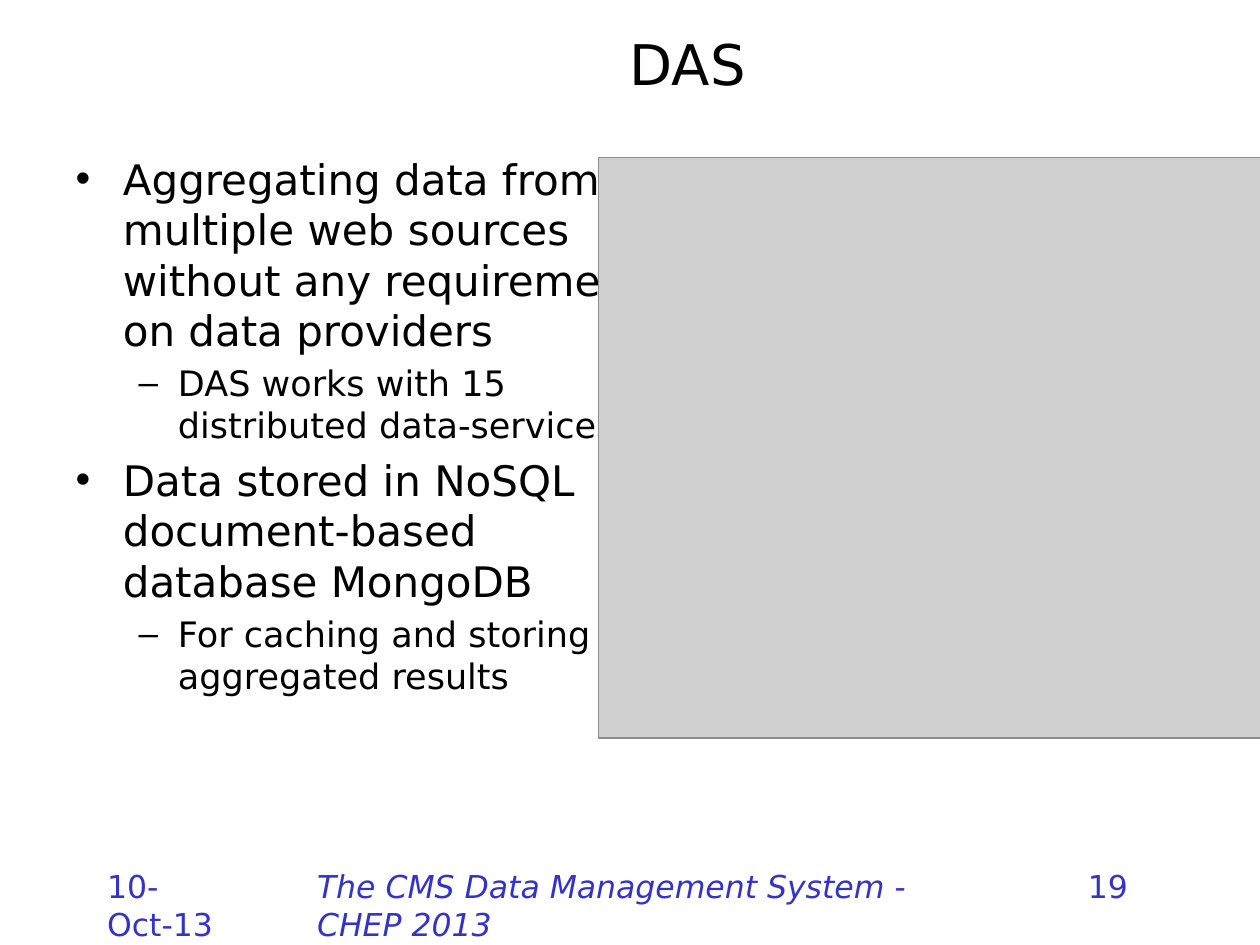
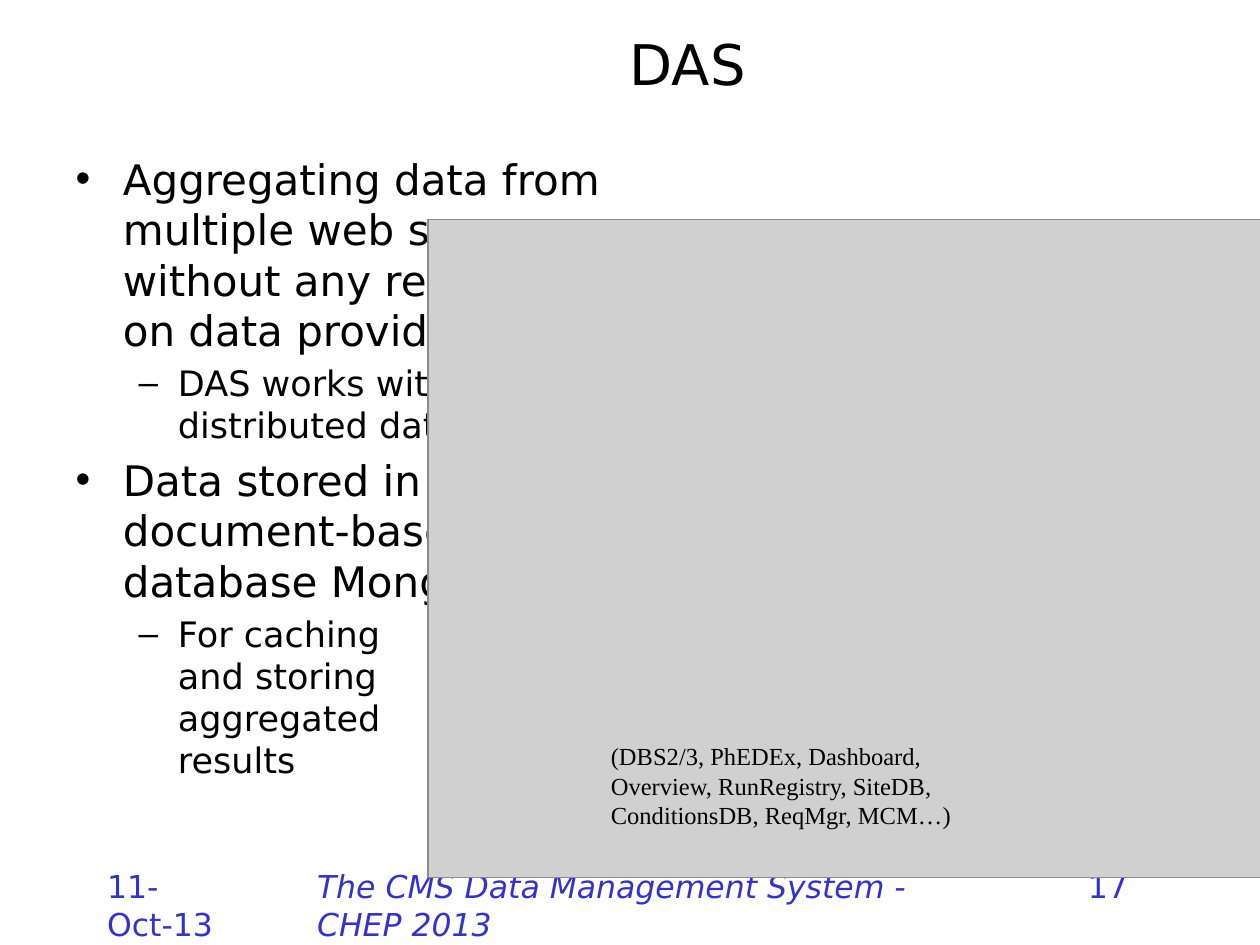
Before and after one commit to TonyWildish/CHEP-2013-DMWM, a slide deck: slide 17 of CMS-Data-Management/Slides/The CMS Data Management System.pptx (slide 19 before the commit). Drawn at 1260x945 pixels with LibreOffice and Linux fonts; fonts in the diff are those of the drawing; grey boxes stand for pictures; background and template pictures are left out. Boxes give left, top, right and bottom in pixels: in the first picture for what was removed or moved away, otherwise in the second. Text is boxed around its words. In the diff, an @@ line names an element or a change of style, - is before the commit and + after.

```diff
--- a/CMS-Data-Management/Slides/The CMS Data Management System.pptx
+++ b/CMS-Data-Management/Slides/The CMS Data Management System.pptx
@@ text "Aggregating data from multiple web ..." rewrapped from [123, 160, 643, 697] to [123, 163, 643, 774] @@
@@ picture: place and size @@
-picture at [598, 158, 1260, 738]
+picture at [428, 219, 1260, 877]
@@ text added at [611, 748, 951, 830], 14 pt, text #000000 @@
+(DBS2/3, PhEDEx, Dashboard,
+Overview, RunRegistry, SiteDB,
+ConditionsDB, ReqMgr, MCM…)
@@ text at [107, 875, 213, 937]: text changed @@
-10-Oct-13
+11-Oct-13
@@ page number at [1088, 873, 1128, 898]: text changed @@
-19
+17
```
Also in this commit, not shown: 20 other slides changed, 2 slides removed, 1 other file.
